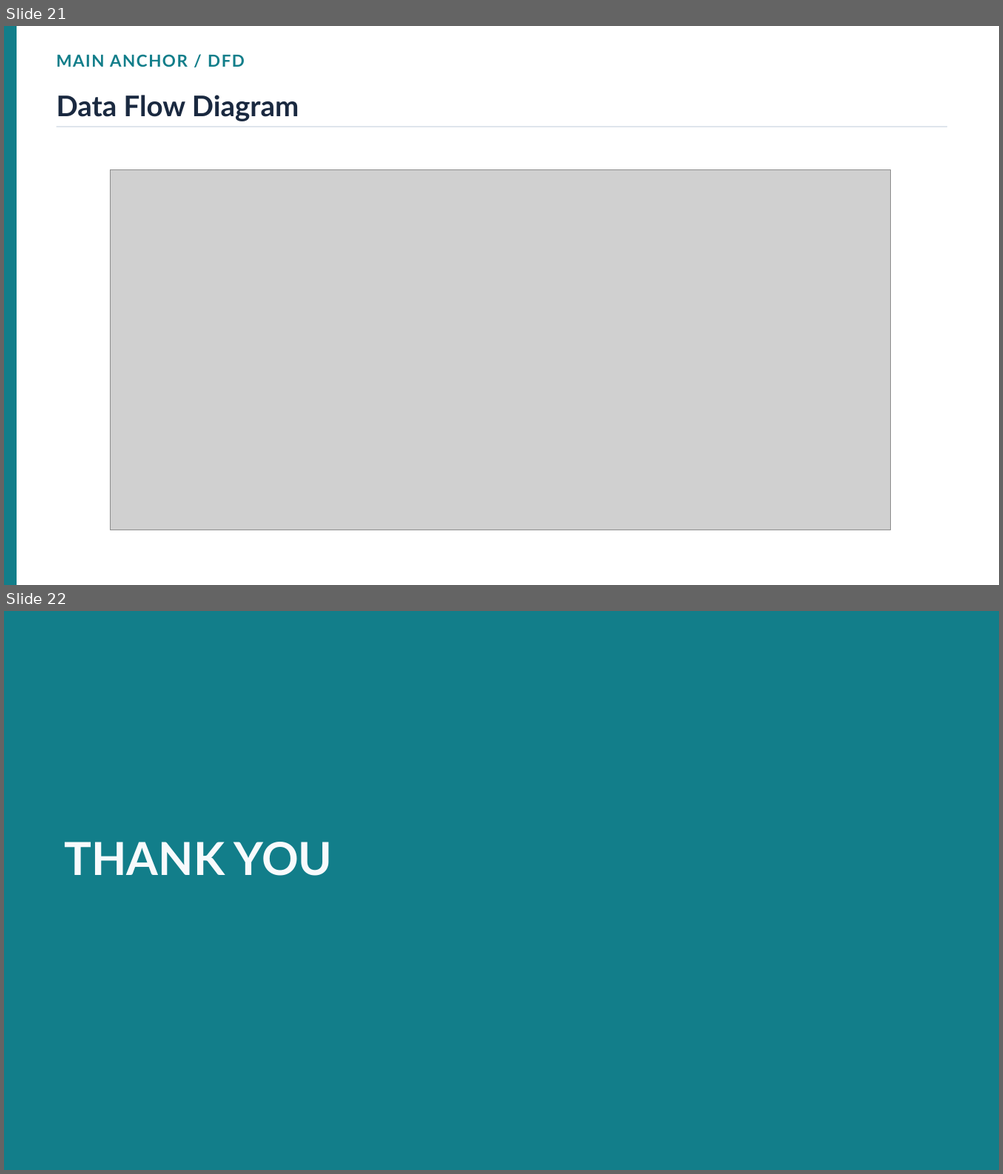
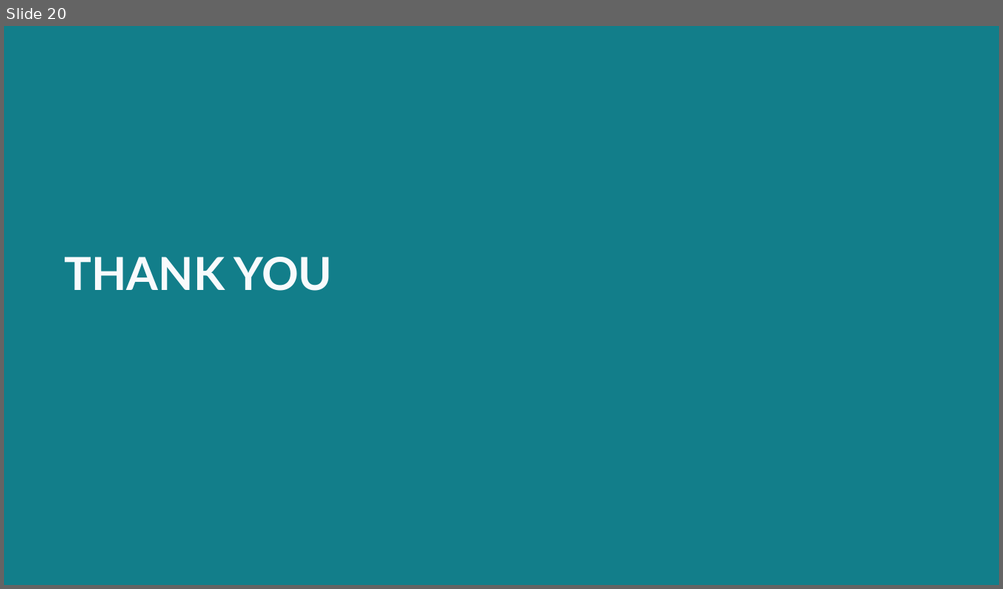
Before and after one commit to Jesadaphoukrongthong/Hybrid-Network-Monitoring-and-Policy-Orchestration-Framework, a slide deck: docs/paper/Hybrid_Framework_Presentation.pptx. Shown one above the other, each under a label of ours: slides 21 and 22 before the commit, slide 20 after it. The pictures are 1003x1174 and 1003x589 pixels, drawn with LibreOffice and Linux fonts; fonts in the diff are those of the drawing; grey boxes stand for pictures. Boxes give left, top, right and bottom in pixels: in the first picture for what was removed or moved away, otherwise in the second. Text is boxed around its words. In the diff, an @@ line names an element or a change of style, - is before the commit and + after.

```diff
--- a/docs/paper/Hybrid_Framework_Presentation.pptx
+++ b/docs/paper/Hybrid_Framework_Presentation.pptx
@@ slide 21 removed at [4, 26, 999, 585], background #FFFFFF @@
@@ rectangle removed at [4, 26, 16, 585] @@
@@ text removed at [57, 54, 244, 67] @@
-MAIN ANCHOR / DFD
@@ text removed at [57, 95, 299, 121] @@
-Data Flow Diagram
@@ line removed from (57, 127) to (947, 127) @@
@@ picture removed at [110, 170, 890, 531] @@
@@ what was slide 22 is now slide 20 @@
```
Also in this commit, not shown: 13 slides changed, 4 slides added, 7 other slides removed, 6 other files.
